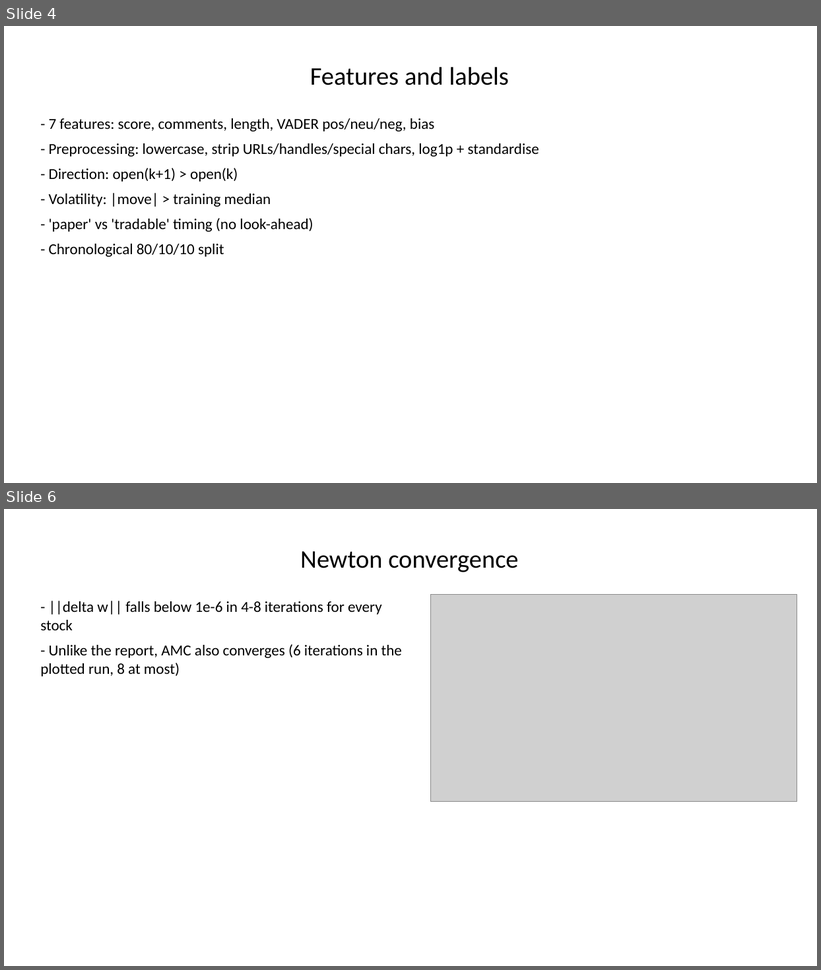
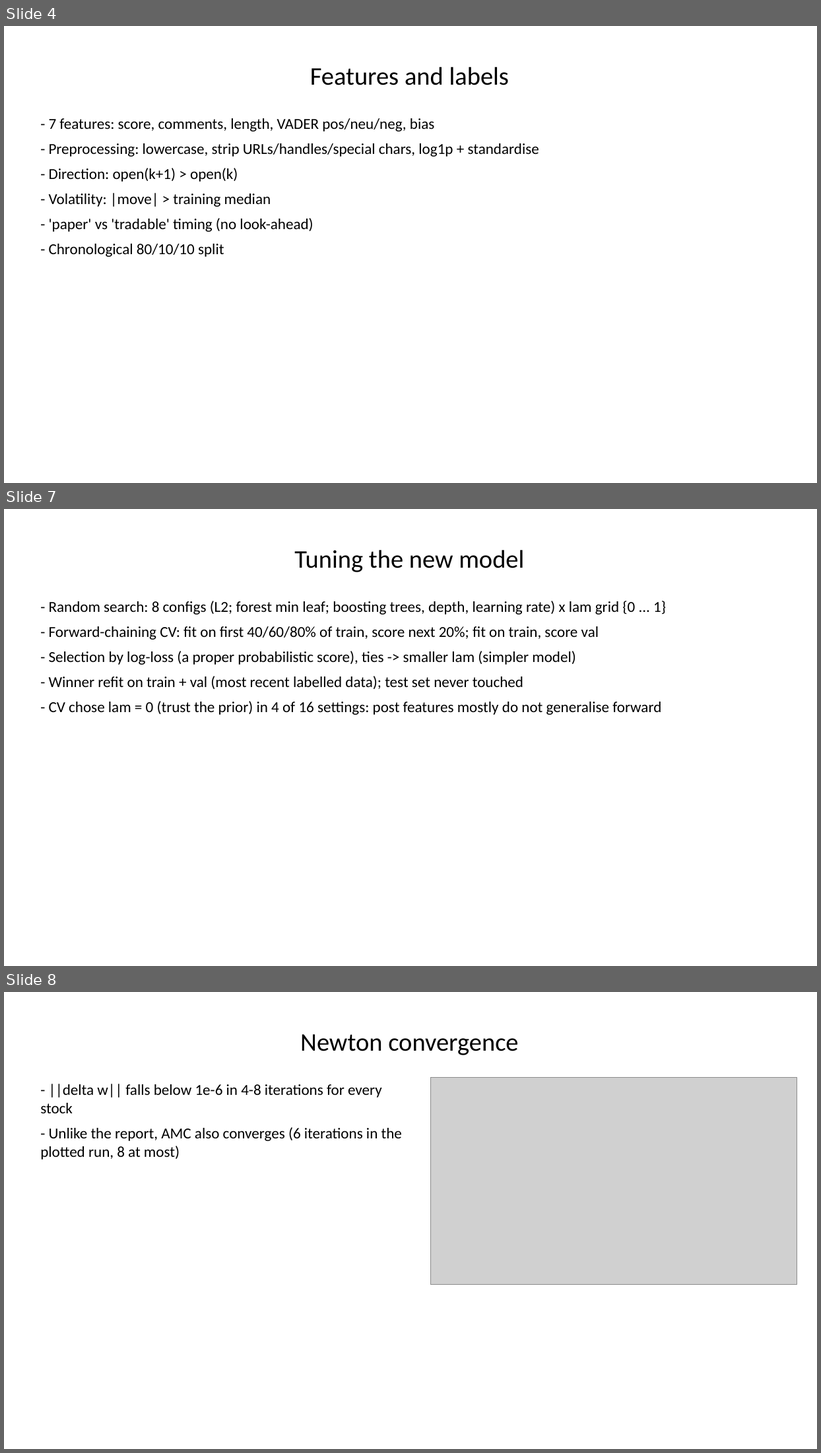
Before and after one commit to Prithvi-Aithal/wsb-market-prediction, a slide deck: docs/presentation.pptx. Shown one above the other, each under a label of ours: slides 4 and 6 before the commit, slides 4, 7 and 8 after it; the slides between them are not shown. The pictures are 821x970 and 821x1453 pixels, drawn with LibreOffice and Linux fonts; fonts in the diff are those of the drawing; grey boxes stand for pictures. Boxes give left, top, right and bottom in pixels: in the first picture for what was removed or moved away, otherwise in the second. Text is boxed around its words. In the diff, an @@ line names an element or a change of style, - is before the commit and + after.

Commit message:
Add shrinkage ensemble model with forward-chaining CV tuning
New third model (models.ShrinkageEnsemble): soft vote of Newton logistic
regression, random forest, gradient boosting and Gaussian naive Bayes,
shrunk toward the training base rate (p = lam * p_vote + (1 - lam) * prior).
Count features are replaced by causal percentile ranks among the stock's
last 200 posts to remove the post-squeeze drift in engagement.

lam and the base learners' hyper-parameters are chosen by random search
over forward-chaining CV log-loss on train+val (tune_ensemble); the winner
is refit on train+val. Over 16 settings it matches or beats the majority
baseline in 11 (tuned report models: 6).

- run_experiments: ensemble metrics (accuracy, F1, log-loss, AUC), saved
  models, ensemble back-test and figures
- demo: prints ensemble probability; --quick tunes the ensemble live
- tests: 5 new tests for the ensemble and relative features
- docs, README, results and models regenerated

```diff
--- a/docs/presentation.pptx
+++ b/docs/presentation.pptx
@@ slide 7 added at (x1=4, y1=509, x2=817, y2=966), background #FFFFFF @@
@@ title added at (x1=294, y1=550, x2=524, y2=572), 30 pt, text #000000 @@
+Tuning the new model
@@ text added at (x1=49, y1=601, x2=666, y2=715), 18 pt, text #000000 @@
+- Random search: 8 configs (L2; forest min leaf; boosting trees, depth, learning rate) x lam grid {0 ... 1}
+- Forward-chaining CV: fit on first 40/60/80% of train, score next 20%; fit on train, score val
+- Selection by log-loss (a proper probabilistic score), ties -> smaller lam (simpler model)
+- Winner refit on train + val (most recent labelled data); test set never touched
+- CV chose lam = 0 (trust the prior) in 4 of 16 settings: post features mostly do not generalise forward
@@ what was slide 6 is now slide 8 @@
```
Also in this commit, not shown: 6 slides changed, 2 other slides added, 22 other files.
